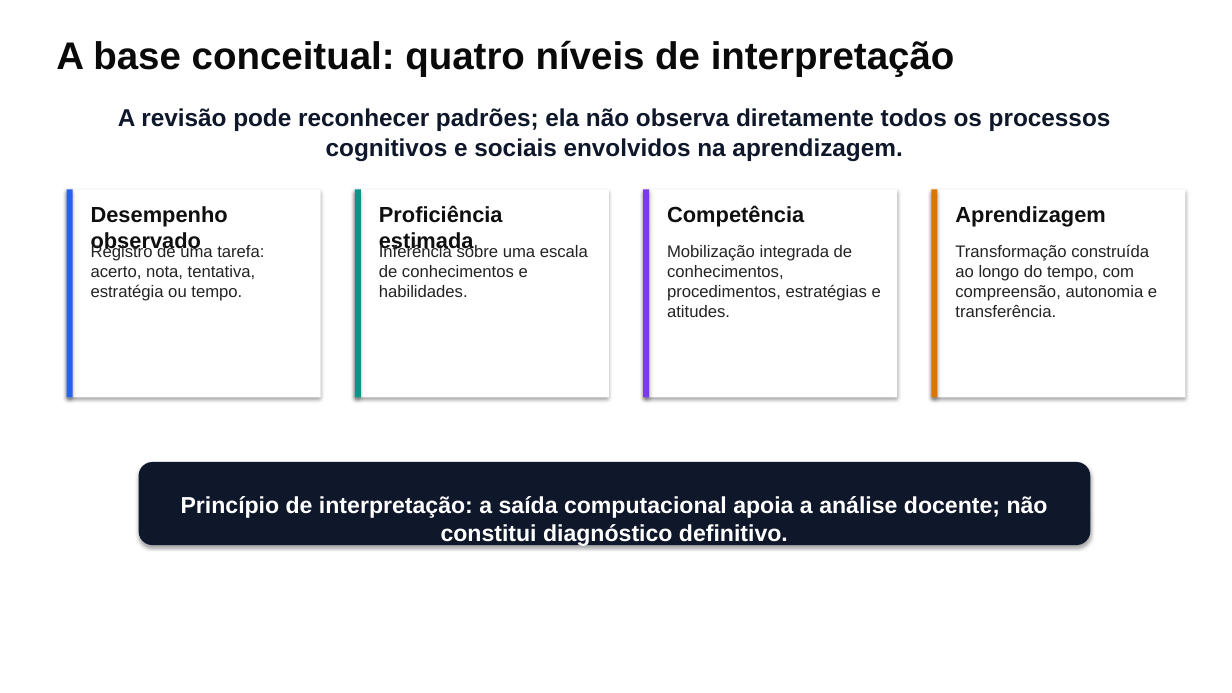
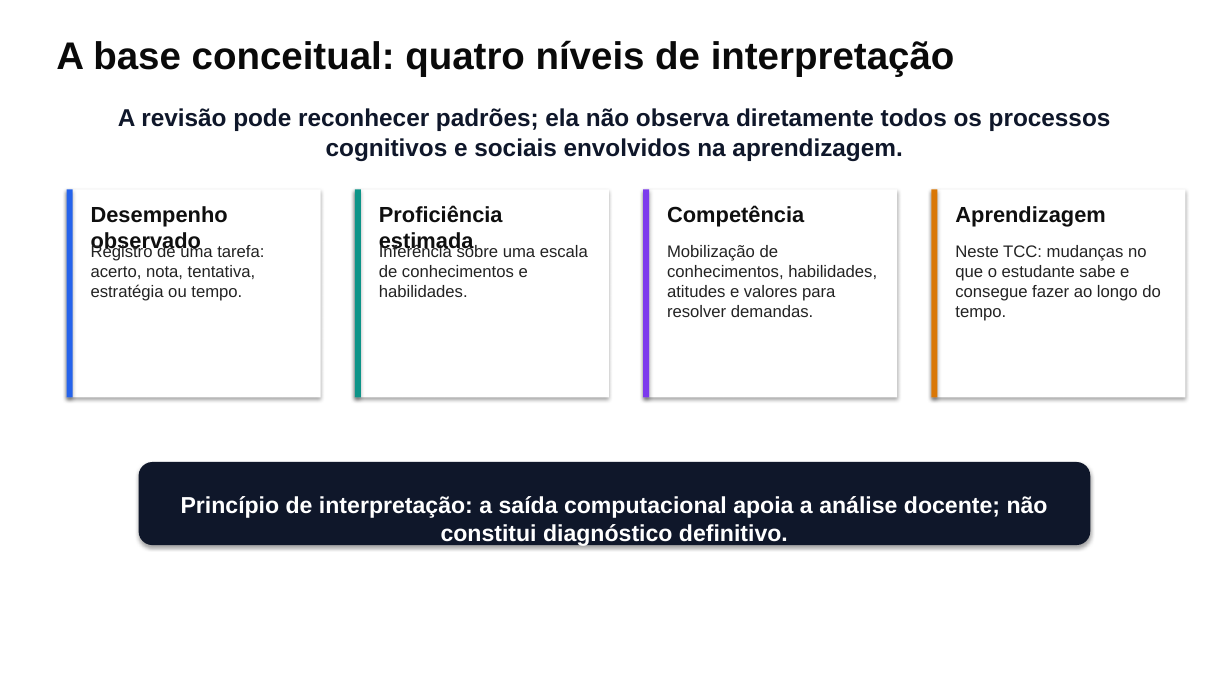
Before and after one commit to thalesfb/ccw, a slide deck: slide 5 of results/tcc/presentation/ensino_personalizado_de_matematica_tcc.pptx. Drawn at 1232x693 pixels with LibreOffice and Linux fonts; fonts in the diff are those of the drawing. Boxes give left, top, right and bottom in pixels: in the first picture for what was removed or moved away, otherwise in the second. Text is boxed around its words. In the diff, an @@ line names an element or a change of style, - is before the commit and + after.

```diff
--- a/results/tcc/presentation/ensino_personalizado_de_matematica_tcc.pptx
+++ b/results/tcc/presentation/ensino_personalizado_de_matematica_tcc.pptx
@@ text at (667,245,877,317): text changed @@
-Mobilização integrada de conhecimentos, procedimentos, estratégias e atitudes.
+Mobilização de conhecimentos, habilidades, atitudes e valores para resolver demandas.
@@ text at (955,245,1161,321): text changed @@
-Transformação construída ao longo do tempo, com compreensão, autonomia e transferência.
+Neste TCC: mudanças no que o estudante sabe e consegue fazer ao longo do tempo.
```
Also in this commit, not shown: 10 other slides changed, 3 slides added, 3 slides removed, 58 other files.
